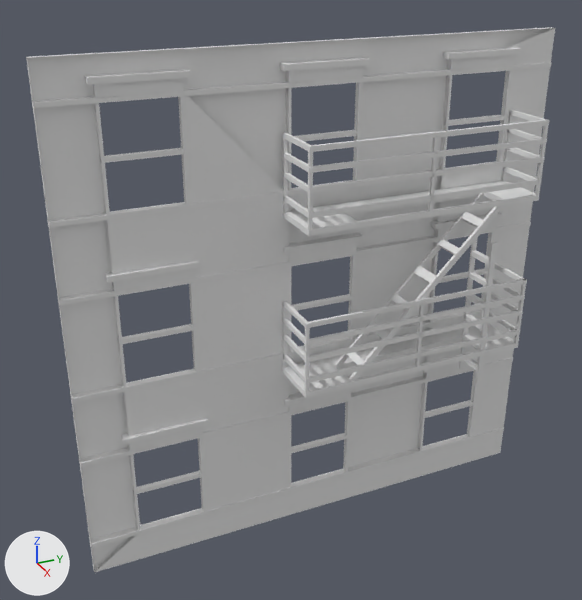
Before and after pictures for a commit that changed the FBX model Blender/FBX/Buildings/Building pieces/Type 1/3 floors/Fire escape.fbx.
One viewpoint serves both versions: a 50 mm lens placed at (11.77, -5.88, 10.55), pointed at (0.08, -0.62, 4.7). The axes (+X, +Y, +Z) are drawn at lower left. The lights are the same throughout. Where no turn or scale is listed for an object, it has been applied to the vertices.
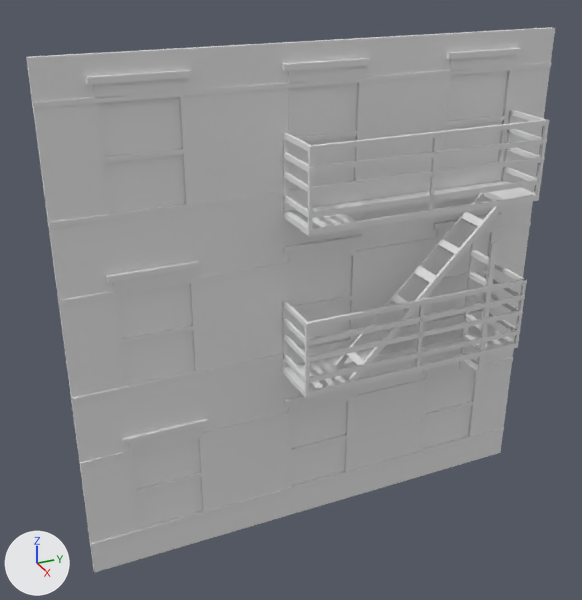
Pixel boxes [x1, y1, x2, y2] of what changed, in the pictures (582 x 600 px):
```json
{"object": "Plane", "change": "added", "after": [99, 71, 508, 528]}
{"part": 1, "of": "me_cube", "change": "added", "after": [27, 28, 554, 572]}
```

Scene script edits in JSON lines:
```json
{"op": "add", "block": "mat_unnamed", "code": ["mat_unnamed = principled_material('unnamed')", "mat_unnamed.base_color = (0.8, 0.8, 0.8)  # white #e7e7e7", "mat_unnamed.roughness = 0.649"]}
{"block": "me_cube", "where": "me_cube.from_pydata(...)  # 80 vertices, 46 faces; spans x -0.05..0.05, y -4.5..4.5, z -4.5..4.5"}
{"block": "me_cube", "where": "# used by ob_cube; location = (0.0, 0.0, 4.5)"}
{"block": "me_cube", "where": "# verts and faces of me_cube; kept vertices keep their numbers, new ones are numbered from 80"}
{"block": "me_cube", "where": "# before: 1 (0.05, -4.5, -4.5) at pixel (94, 572), 4 (0.05, 4.5, 4.5) at pixel (555, 28), 6 (0.05, 2.35, 3.9) at pixel (450, 70), 9 (0.05, 2.35, 2.1), 10 (0.05, 2.35, 0.9) at pixel (436, 237)"}
{"block": "me_cube", "where": "# before: 13 (0.05, 2.35, -0.9) at pixel (429, 325), 14 (0.05, 2.35, -2.1) at pixel (425, 378), 17 (0.05, 2.35, -3.9) at pixel (419, 453), 18 (0.05, 0.65, -3.9) at pixel (347, 473), 21 (0.05, -3.65, -3.9) at pixel (138, 533)"}
{"block": "me_cube", "where": "# before: 23 (0.05, -3.65, -0.9) at pixel (124, 390), 24 (0.05, -3.65, -2.1) at pixel (129, 450), 26 (0.05, -0.65, -2.1) at pixel (288, 412), 27 (0.05, -0.65, -0.9) at pixel (288, 355), 28 (0.05, -0.65, 0.9) at pixel (288, 262)"}
{"block": "me_cube", "where": "# before: 29 (0.05, -0.65, 2.1) at pixel (288, 194), 30 (0.05, -2.35, 3.9) at pixel (183, 91), 32 (0.05, -3.65, 2.1) at pixel (106, 219), 33 (0.05, -3.65, 0.9) at pixel (114, 291), 35 (0.05, -3.65, 3.9) at pixel (94, 98)"}
{"block": "me_cube", "where": "# before: 36 (0.05, -0.65, 3.9) at pixel (288, 83), 37 (0.05, 0.65, 3.9) at pixel (361, 77), 38 (0.05, 0.65, 2.1), 39 (0.05, 0.65, 0.9) at pixel (355, 251), 40 (0.05, 0.65, -0.9) at pixel (352, 341)"}
{"block": "me_cube", "where": "# before: 41 (0.05, 0.65, -2.1) at pixel (350, 397), 42 (0.05, -4.5, 4.5) at pixel (27, 57)"}
{"block": "me_cube", "change": "me_cube part 1"}
{"op": "add", "block": "me_cube", "code": "faces += [(1, 21, 24, 23, 33, 32, 35, 42), (29, 36, 30), (6, 37, 38, 29, 28, 39, 40, 27, 26, 41, 18, 17, 14, 13, 10, 9), (4, 42, 35, 30, 36, 37, 6)]"}
{"op": "add", "block": "me_plane", "code": ["me_plane = bpy.data.meshes.new('Plane')", "me_plane.from_pydata([(0.0, -4.0, 4.0), (0.0, -4.0, -4.0), (0.0, 4.0, 4.0), (0.0, 4.0, -4.0)], [], [(0, 1, 3, 2)])", "me_plane.materials.append(mat_unnamed)  # white #e7e7e7"]}
{"op": "add", "block": "ob_plane", "code": ["ob_plane = bpy.data.objects.new('Plane', me_plane)", "ob_plane.location = (0.0, 0.0, 4.5)"]}
```
